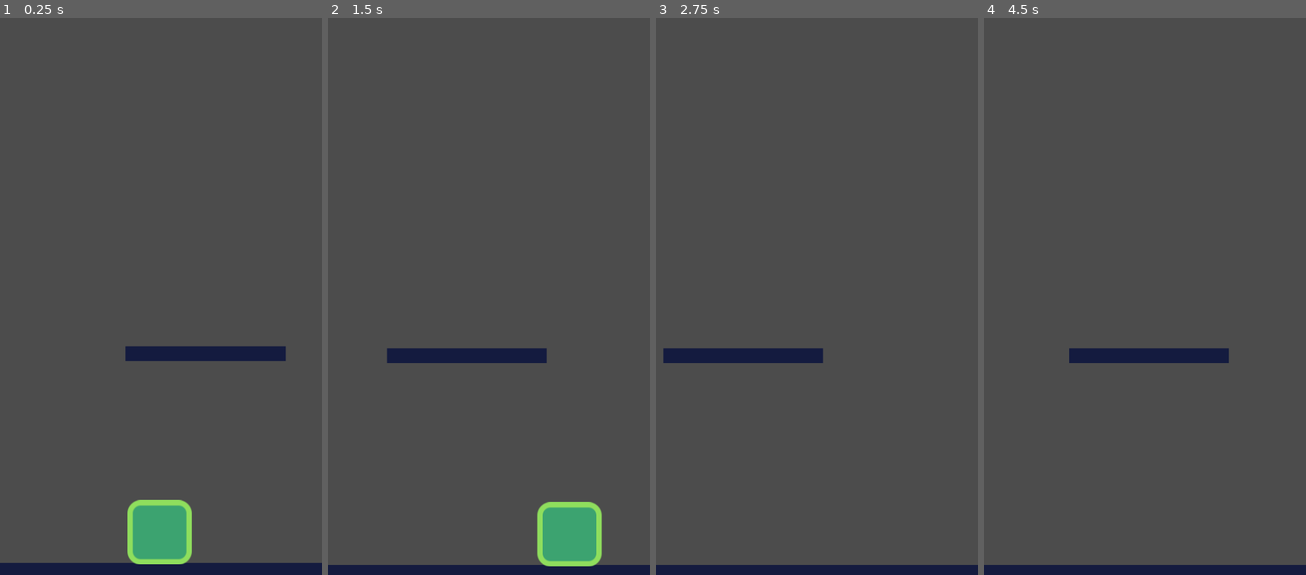
Above: before the commit, frames 1-4 (left to right).
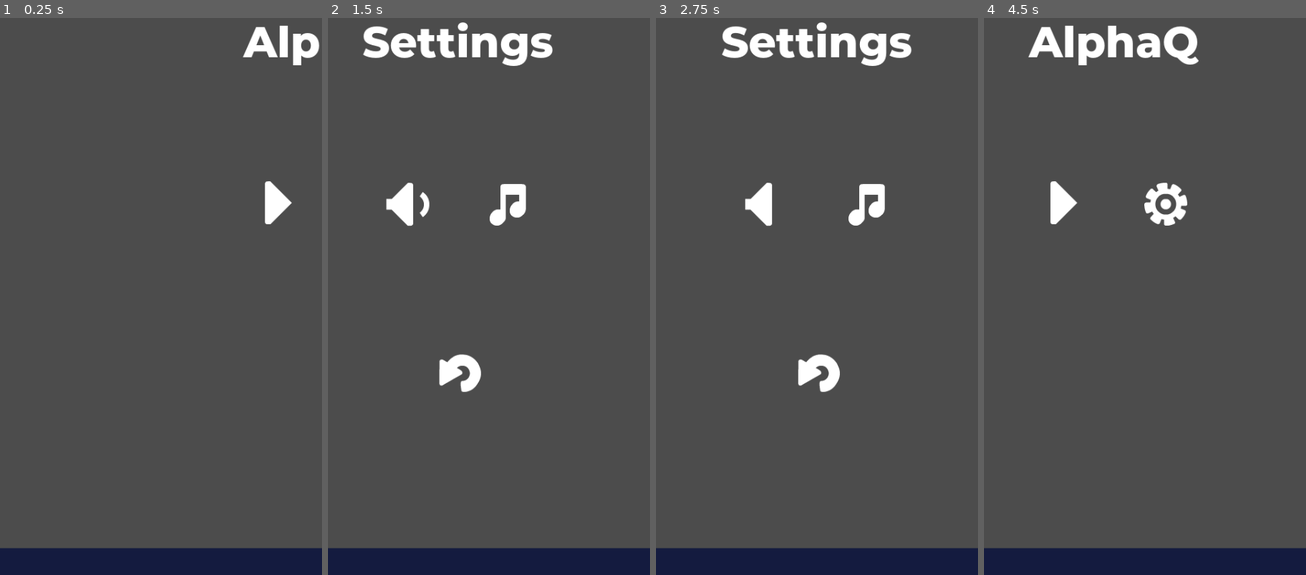
Above: after the commit, the same moments.

Repository: kedar-devs/Alpha-Q
Game: Godot game, scene res://Main.tscn
The game is run twice, just before and just after one commit, with the same random seed, the same clock (stepped at 60 frames per second) and the same inputs.
Inputs (mouse positions are in pixels of both pictures, inside the frame that each line leads up to):
- Up to frame 1 (0.25 s): no input
- Up to frame 2 (1.5 s): click (540, 201) at 0.52 s; move the mouse to (559, 257) at 1.27 s; hold Right (move_right) from 1.28 s (still down); click (559, 257) at 1.42 s
- Up to frame 3 (2.75 s): release Right (move_right) at 2 s; click (765, 201) at 2.02 s
- Up to frame 4 (4.5 s): click (1196, 201) at 2.77 s; click (1145, 368) at 3.52 s; move the mouse to (1080, 318) at 4.27 s; hold Left (move_left) from 4.28 s (still down)

The runs differ from the first frame. In frame 1, 7.0% of the frame differs, in the area x 0-100%, y 1-99%; in frame 2, 9.5%, in the area x 0-100%, y 0-99%; in frame 3, 7.8%; in frame 4, 7.2%.

Commit message:
workable need improvment

Diff:
--- a/Main.tscn
+++ b/Main.tscn
@@ -1,7 +1,10 @@
-[gd_scene load_steps=3 format=2]
+[gd_scene load_steps=6 format=2]
 
 [ext_resource path="res://main.gd" type="Script" id=1]
+[ext_resource path="res://UI/Screens.tscn" type="PackedScene" id=2]
 [ext_resource path="res://Object/LevelTemplate.tscn" type="PackedScene" id=3]
+[ext_resource path="res://UI/ScoreMachine.tscn" type="PackedScene" id=4]
+[ext_resource path="res://start-assets/AUD-20200911-WA0020.ogg" type="AudioStream" id=5]
 
 [node name="main" type="Node"]
 script = ExtResource( 1 )
@@ -18,3 +21,11 @@
 current = true
 smoothing_enabled = true
 smoothing_speed = 8.0
+
+[node name="Screens" parent="." instance=ExtResource( 2 )]
+
+[node name="ScoreMachine" parent="." instance=ExtResource( 4 )]
+
+[node name="Music" type="AudioStreamPlayer" parent="."]
+stream = ExtResource( 5 )
+[connection signal="start_game" from="Screens" to="." method="new_game"]
--- a/Object/MovingObj.gd
+++ b/Object/MovingObj.gd
@@ -2,12 +2,14 @@
 onready var player=preload("res://Object/Tile.tscn")
 signal tilegone
 onready var move_tween=$MoveTween
-var move_range=250
+var move_range=200
 var move_speed=1.0
-var length=1.5
+var length=0.8
 var bredth=0.4
 signal enemyOn
+signal preventPlayer
 func init(_position):
+	print("in position")
 	position=_position
 	$CollisionShape2D.shape=$CollisionShape2D.shape.duplicate()
 	$Sprite.scale=Vector2(length,bredth)
@@ -30,6 +32,7 @@
 	if move_range==0:
 		return
 	move_range*=-1
+	move_speed=20
 	move_tween.interpolate_property(self,"position:x",position.x,position.x+move_range,move_speed,Tween.TRANS_QUAD,Tween.EASE_IN_OUT)
 	move_tween.start()
 
@@ -38,4 +41,10 @@
 
 
 func _on_MovingObj_body_exited(body):
-	emit_signal("enemyOn",body)
+	emit_signal("enemyOn")
+
+
+func _on_MovingObj_area_entered(area):
+	move_range*=-1
+	move_tween.interpolate_property(self,"position:x",position.x,position.x+move_range,move_speed,Tween.TRANS_BACK,Tween.EASE_IN_OUT)
+	move_tween.start()
--- a/Object/MovingObj.tscn
+++ b/Object/MovingObj.tscn
@@ -34,7 +34,9 @@
 "values": [ Color( 1, 1, 1, 1 ), Color( 1, 1, 1, 0 ) ]
 }
 
-[node name="MovingObj" type="Area2D"]
+[node name="MovingObj" type="Area2D" groups=[
+"blocks",
+]]
 position = Vector2( 249.065, 426.692 )
 collision_layer = 4
 collision_mask = 11
@@ -55,6 +57,7 @@
 
 [node name="AnimationPlayer" type="AnimationPlayer" parent="."]
 anims/free = SubResource( 2 )
+[connection signal="area_entered" from="." to="." method="_on_MovingObj_area_entered"]
 [connection signal="body_exited" from="." to="." method="_on_MovingObj_body_exited"]
 [connection signal="screen_exited" from="VisibilityNotifier2D" to="." method="_on_VisibilityNotifier2D_screen_exited"]
 [connection signal="tween_completed" from="MoveTween" to="." method="set_tween"]
--- a/Object/Tile.gd
+++ b/Object/Tile.gd
@@ -1,16 +1,28 @@
 extends Actor
 signal captured
-
+signal dead
 signal released
+var jump_height=0
+var up=0
+var dir=0
 func _physics_process(delta):
 	var jump_interrept=Input.is_action_just_released("move_up") and velocity.y<0.0
-	var direction=get_direction()
+	var direction=get_direction(up)
 
 	velocity=cal_velocity(velocity,speed,direction,jump_interrept)
 	velocity=move_and_slide(velocity)
-func get_direction():
-	return Vector2(Input.get_action_strength("move_right")-Input.get_action_strength("move_left"),-1 if Input.is_action_just_pressed("move_up") else 0.0)
+func get_direction(up):
+	return Vector2(Input.get_action_strength("move_right")-Input.get_action_strength("move_left"),up)
+func _unhandled_input(event):
 
+	if event is InputEventScreenTouch and event.pressed:
+		print("going up")
+		up=-1
+		#get_direction(up)
+	#if jump_height==0:
+	#	print("in else")
+	#	up=0
+	#	get_direction(up)
 func cal_velocity(linear_velocity:Vector2,speed:Vector2,direction:Vector2,jump_interrept:bool):
 
 	var new_velocity=linear_velocity
@@ -20,8 +32,19 @@
 		gravity=4000
 	new_velocity.y=gravity*get_physics_process_delta_time()*3
 	if direction.y==-1.0:
-
-		new_velocity.y=speed.y*direction.y
+		$Jump.play()
+		dir=-1
+		jump_height=45
+		up=0
+	if jump_height>0:
+		new_velocity.y+=(speed.y*dir)
+		jump_height-=1
+		print(new_velocity,jump_height)
+	else:
+		up=0
+		dir=0
+		$Jump.stop()
+		new_velocity.y=gravity*get_physics_process_delta_time()*3
 	if jump_interrept:
 		new_velocity.y=0.0
 
@@ -30,12 +53,13 @@
 
 func stopfalling():
 	if velocity.y<0:
-		velocity.y*=-1
+		velocity.y=gravity
+		print('in here',velocity.y)
 		return
 	gravity=0
-
 	velocity=move_and_slide(Vector2.ZERO)
-
+	up=-1
+	dir=-1
 
 func jump():
 	print("in jump")
@@ -45,15 +69,22 @@
 
 
 func _on_VisibilityNotifier2D_screen_exited():
+	emit_signal("dead")
 	queue_free()
 
 
 func _on_Detectort_area_entered(area):
-
-	emit_signal("captured",area)
+	if velocity.y>0:
+		print("is captured")
+		$Captured.play()
+		emit_signal("captured",area)
+	else:
+		velocity.y=gravity
+		dir=1
 
 
 func _on_Detectort_body_entered(body):
+	emit_signal("dead")
 	queue_free()
 
 
--- a/Object/Tile.tscn
+++ b/Object/Tile.tscn
@@ -1,7 +1,9 @@
-[gd_scene load_steps=5 format=2]
+[gd_scene load_steps=8 format=2]
 
 [ext_resource path="res://start-assets/player.png" type="Texture" id=1]
 [ext_resource path="res://Object/Tile.gd" type="Script" id=2]
+[ext_resource path="res://start-assets/audio/70.ogg" type="AudioStream" id=3]
+[ext_resource path="res://start-assets/audio/88.ogg" type="AudioStream" id=4]
 
 [sub_resource type="RectangleShape2D" id=1]
 extents = Vector2( 48.7779, 45.6159 )
@@ -9,32 +11,49 @@
 [sub_resource type="RectangleShape2D" id=2]
 extents = Vector2( 48.1992, 52.3043 )
 
+[sub_resource type="RectangleShape2D" id=3]
+extents = Vector2( 41.1838, 31.8194 )
+
 [node name="Tile" type="KinematicBody2D"]
 position = Vector2( 230.306, 188.523 )
 collision_mask = 30
 script = ExtResource( 2 )
-speed = Vector2( 600, 24000 )
+speed = Vector2( 600, 800 )
 gravity = 4000.0
 
 [node name="Sprite" type="Sprite" parent="."]
 position = Vector2( 0, -0.29538 )
+scale = Vector2( 0.7, 0.7 )
 texture = ExtResource( 1 )
 
 [node name="CollisionShape2D" type="CollisionShape2D" parent="."]
 position = Vector2( 0.634567, 0.0463562 )
+scale = Vector2( 0.7, 0.7 )
 shape = SubResource( 1 )
 
 [node name="VisibilityNotifier2D" type="VisibilityNotifier2D" parent="."]
-visible = false
-position = Vector2( 1.41588, -49.5534 )
-scale = Vector2( 4.63392, 5.29463 )
+position = Vector2( -0.267823, -0.726394 )
+scale = Vector2( 3.51146, 3.58288 )
 
 [node name="Detectort" type="Area2D" parent="."]
 collision_mask = 6
 
 [node name="CollisionShape2D" type="CollisionShape2D" parent="Detectort"]
 modulate = Color( 0.945098, 0.0313726, 0.847059, 1 )
+scale = Vector2( 0.7, 0.7 )
 shape = SubResource( 2 )
+
+[node name="Jump" type="AudioStreamPlayer" parent="."]
+stream = ExtResource( 3 )
+
+[node name="Captured" type="AudioStreamPlayer" parent="."]
+stream = ExtResource( 4 )
+
+[node name="PlatformPreventor" type="Area2D" parent="."]
+collision_mask = 0
+
+[node name="CollisionShape2D" type="CollisionShape2D" parent="PlatformPreventor"]
+shape = SubResource( 3 )
 [connection signal="screen_exited" from="VisibilityNotifier2D" to="." method="_on_VisibilityNotifier2D_screen_exited"]
 [connection signal="area_entered" from="Detectort" to="." method="_on_Detectort_area_entered"]
 [connection signal="area_exited" from="Detectort" to="." method="_on_Detectort_area_exited"]
--- /dev/null
+++ b/UI/BaseScreen.gd
@@ -0,0 +1,9 @@
+extends CanvasLayer
+onready var tween=$Tween
+
+func appear():
+	tween.interpolate_property(self,"offset:x",500,0,0.5,Tween.TRANS_BACK,Tween.EASE_IN_OUT)
+	tween.start()
+func disappear():
+	tween.interpolate_property(self,"offset:x",0,500,0.5,Tween.TRANS_BACK,Tween.EASE_IN_OUT)
+	tween.start()
--- /dev/null
+++ b/UI/BaseScreen.tscn
@@ -0,0 +1,59 @@
+[gd_scene load_steps=4 format=2]
+
+[ext_resource path="res://start-assets/montserrat_extrabold.otf" type="DynamicFontData" id=1]
+[ext_resource path="res://UI/BaseScreen.gd" type="Script" id=2]
+
+[sub_resource type="DynamicFont" id=1]
+size = 64
+font_data = ExtResource( 1 )
+
+[node name="BaseScreen" type="CanvasLayer"]
+offset = Vector2( 500, 0 )
+transform = Transform2D( 1, 0, 0, 1, 500, 0 )
+script = ExtResource( 2 )
+
+[node name="MarginContainer" type="MarginContainer" parent="."]
+anchor_right = 1.0
+anchor_bottom = 1.0
+custom_constants/margin_right = 20
+custom_constants/margin_top = 20
+custom_constants/margin_left = 20
+custom_constants/margin_bottom = 20
+__meta__ = {
+"_edit_use_anchors_": false
+}
+
+[node name="VBoxContainer" type="VBoxContainer" parent="MarginContainer"]
+margin_left = 20.0
+margin_top = 20.0
+margin_right = 460.0
+margin_bottom = 834.0
+custom_constants/separation = 150
+__meta__ = {
+"_edit_use_anchors_": false
+}
+
+[node name="Label" type="Label" parent="MarginContainer/VBoxContainer"]
+margin_right = 440.0
+margin_bottom = 79.0
+custom_fonts/font = SubResource( 1 )
+text = "Title"
+align = 1
+valign = 1
+autowrap = true
+
+[node name="Buttons" type="HBoxContainer" parent="MarginContainer/VBoxContainer"]
+margin_top = 229.0
+margin_right = 440.0
+margin_bottom = 229.0
+custom_constants/separation = 50
+alignment = 1
+
+[node name="Buttons2" type="HBoxContainer" parent="MarginContainer/VBoxContainer"]
+margin_top = 379.0
+margin_right = 440.0
+margin_bottom = 379.0
+custom_constants/separation = 50
+alignment = 1
+
+[node name="Tween" type="Tween" parent="."]
--- /dev/null
+++ b/UI/GameOverScreen.tscn
@@ -0,0 +1,33 @@
+[gd_scene load_steps=4 format=2]
+
+[ext_resource path="res://UI/BaseScreen.tscn" type="PackedScene" id=1]
+[ext_resource path="res://start-assets/images/buttons/home.png" type="Texture" id=2]
+[ext_resource path="res://start-assets/images/buttons/return.png" type="Texture" id=3]
+
+[node name="GameOverScreen" instance=ExtResource( 1 )]
+
+[node name="Label" parent="MarginContainer/VBoxContainer" index="0"]
+text = "Game Over"
+
+[node name="Buttons" parent="MarginContainer/VBoxContainer" index="1"]
+margin_bottom = 329.0
+
+[node name="Home" type="TextureButton" parent="MarginContainer/VBoxContainer/Buttons" index="0" groups=[
+"buttons",
+]]
+margin_left = 95.0
+margin_right = 195.0
+margin_bottom = 100.0
+texture_normal = ExtResource( 2 )
+
+[node name="Play" type="TextureButton" parent="MarginContainer/VBoxContainer/Buttons" index="1" groups=[
+"buttons",
+]]
+margin_left = 245.0
+margin_right = 345.0
+margin_bottom = 100.0
+texture_normal = ExtResource( 3 )
+
+[node name="Buttons2" parent="MarginContainer/VBoxContainer" index="2"]
+margin_top = 479.0
+margin_bottom = 479.0
--- /dev/null
+++ b/UI/ScoreMachine.gd
@@ -0,0 +1,13 @@
+extends CanvasLayer
+func show_message(text):
+	$Message.text=text
+	$AnimationPlayer.play("display")
+func _ready():
+	$Message.rect_pivot_offset=$Message.rect_size/2
+func hide():
+	$MarginContainer.hide()
+func show():
+	$MarginContainer.show()
+	$MarginContainer/HBoxContainer.show()
+func update_score(value):
+	$MarginContainer/HBoxContainer/Score.text=str(value)
--- /dev/null
+++ b/UI/ScoreMachine.tscn
@@ -0,0 +1,131 @@
+[gd_scene load_steps=7 format=2]
+
+[ext_resource path="res://start-assets/montserrat_extrabold.otf" type="DynamicFontData" id=1]
+[ext_resource path="res://UI/ScoreMachine.gd" type="Script" id=2]
+
+[sub_resource type="DynamicFont" id=1]
+size = 36
+font_data = ExtResource( 1 )
+
+[sub_resource type="DynamicFont" id=2]
+size = 64
+font_data = ExtResource( 1 )
+
+[sub_resource type="Animation" id=3]
+resource_name = "display"
+length = 0.8
+tracks/0/type = "value"
+tracks/0/path = NodePath("Message:visible")
+tracks/0/interp = 1
+tracks/0/loop_wrap = true
+tracks/0/imported = false
+tracks/0/enabled = true
+tracks/0/keys = {
+"times": PoolRealArray( 0 ),
+"transitions": PoolRealArray( 1 ),
+"update": 1,
+"values": [ true ]
+}
+tracks/1/type = "value"
+tracks/1/path = NodePath("Message:modulate")
+tracks/1/interp = 1
+tracks/1/loop_wrap = true
+tracks/1/imported = false
+tracks/1/enabled = true
+tracks/1/keys = {
+"times": PoolRealArray( 0, 0.8 ),
+"transitions": PoolRealArray( 1, 1 ),
+"update": 0,
+"values": [ Color( 1, 1, 1, 1 ), Color( 1, 1, 1, 0 ) ]
+}
+tracks/2/type = "value"
+tracks/2/path = NodePath("Message:custom_fonts/font:size")
+tracks/2/interp = 1
+tracks/2/loop_wrap = true
+tracks/2/imported = false
+tracks/2/enabled = true
+tracks/2/keys = {
+"times": PoolRealArray( 0, 0.8 ),
+"transitions": PoolRealArray( 1, 1 ),
+"update": 0,
+"values": [ 64, 190 ]
+}
+
+[sub_resource type="Animation" id=4]
+resource_name = "init"
+length = 0.1
+tracks/0/type = "value"
+tracks/0/path = NodePath("Message:visible")
+tracks/0/interp = 1
+tracks/0/loop_wrap = true
+tracks/0/imported = false
+tracks/0/enabled = true
+tracks/0/keys = {
+"times": PoolRealArray( 0 ),
+"transitions": PoolRealArray( 1 ),
+"update": 1,
+"values": [ false ]
+}
+
+[node name="ScoreMachine" type="CanvasLayer"]
+script = ExtResource( 2 )
+
+[node name="MarginContainer" type="MarginContainer" parent="."]
+anchor_top = 1.0
+anchor_right = 1.0
+anchor_bottom = 1.0
+margin_top = -85.0
+custom_constants/margin_right = 20
+custom_constants/margin_top = 20
+custom_constants/margin_left = 20
+custom_constants/margin_bottom = 20
+__meta__ = {
+"_edit_use_anchors_": false
+}
+
+[node name="HBoxContainer" type="HBoxContainer" parent="MarginContainer"]
+margin_left = 20.0
+margin_top = 20.0
+margin_right = 460.0
+margin_bottom = 65.0
+alignment = 2
+__meta__ = {
+"_edit_use_anchors_": false
+}
+
+[node name="ScoreText" type="Label" parent="MarginContainer/HBoxContainer"]
+margin_left = 328.0
+margin_right = 436.0
+margin_bottom = 45.0
+custom_fonts/font = SubResource( 1 )
+text = "Score"
+align = 2
+valign = 1
+
+[node name="Score" type="Label" parent="MarginContainer/HBoxContainer"]
+margin_left = 440.0
+margin_top = 15.0
+margin_right = 440.0
+margin_bottom = 29.0
+
+[node name="Message" type="Label" parent="."]
+anchor_left = 0.5
+anchor_top = 0.5
+anchor_right = 0.5
+anchor_bottom = 0.5
+margin_left = -390.0
+margin_top = -100.5
+margin_right = 390.0
+margin_bottom = 100.5
+custom_fonts/font = SubResource( 2 )
+text = "message"
+align = 1
+valign = 1
+__meta__ = {
+"_edit_use_anchors_": false
+}
+
+[node name="AnimationPlayer" type="AnimationPlayer" parent="."]
+autoplay = "init"
+anims/display = SubResource( 3 )
+anims/init = SubResource( 4 )
--- /dev/null
+++ b/UI/Screens.gd
@@ -0,0 +1,46 @@
+extends Node
+
+
+signal start_game
+var current_screen=null
+var sound_button={true:preload("res://start-assets/images/buttons/audioOn.png"),false:preload("res://start-assets/images/buttons/audioOff.png")}
+var music_button={true:preload("res://start-assets/images/buttons/musicOn.png"),false:preload("res://start-assets/images/buttons/musicOff.png")}
+func _ready():
+	register_buttons()
+	change_screen($TittleScreen)
+func register_buttons():
+	var buttons=get_tree().get_nodes_in_group("buttons")
+	for button in buttons:
+		button.connect("pressed",self,"_on_button_pressed",[button])
+func _on_button_pressed(button):
+	if Settings.enable_sound:
+		$Click.play()
+	match button.name:
+		"Home":
+			 change_screen($TittleScreen)
+		"Play":
+			change_screen(null)
+			yield(get_tree().create_timer(0.5),"timeout")
+			emit_signal("start_game")
+		"Settings":
+			change_screen($SettingScreen)
+		"Return":
+			change_screen($TittleScreen)
+		"Sound":
+			Settings.enable_sound=!Settings.enable_sound
+			button.texture_normal=sound_button[Settings.enable_sound]
+
+		"Music":
+			Settings.enable_music=!Settings.enable_music
+			button.texture_normal=music_button[Settings.enable_music]
+
+func change_screen(new_screen):
+	if current_screen:
+		current_screen.disappear()
+		yield(current_screen.tween,"tween_completed")
+	current_screen=new_screen
+	if new_screen:
+		current_screen.appear()
+		yield(current_screen.tween,"tween_completed")
+func game_over():
+	change_screen($GameOverScreen)
--- /dev/null
+++ b/UI/Screens.tscn
@@ -0,0 +1,19 @@
+[gd_scene load_steps=6 format=2]
+
+[ext_resource path="res://UI/GameOverScreen.tscn" type="PackedScene" id=1]
+[ext_resource path="res://UI/TittleScreen.tscn" type="PackedScene" id=2]
+[ext_resource path="res://UI/SettingScreen.tscn" type="PackedScene" id=3]
+[ext_resource path="res://UI/Screens.gd" type="Script" id=4]
+[ext_resource path="res://start-assets/audio/menu_click.wav" type="AudioStream" id=5]
+
+[node name="Screens" type="Node"]
+script = ExtResource( 4 )
+
+[node name="TittleScreen" parent="." instance=ExtResource( 2 )]
+
+[node name="SettingScreen" parent="." instance=ExtResource( 3 )]
+
+[node name="GameOverScreen" parent="." instance=ExtResource( 1 )]
+
+[node name="Click" type="AudioStreamPlayer" parent="."]
+stream = ExtResource( 5 )
--- /dev/null
+++ b/UI/SettingScreen.tscn
@@ -0,0 +1,42 @@
+[gd_scene load_steps=5 format=2]
+
+[ext_resource path="res://UI/BaseScreen.tscn" type="PackedScene" id=1]
+[ext_resource path="res://start-assets/images/buttons/musicOn.png" type="Texture" id=2]
+[ext_resource path="res://start-assets/images/buttons/return.png" type="Texture" id=3]
+[ext_resource path="res://start-assets/images/buttons/audioOn.png" type="Texture" id=4]
+
+[node name="SettingScreen" instance=ExtResource( 1 )]
+
+[node name="Label" parent="MarginContainer/VBoxContainer" index="0"]
+text = "Settings"
+
+[node name="Buttons" parent="MarginContainer/VBoxContainer" index="1"]
+margin_bottom = 329.0
+
+[node name="Sound" type="TextureButton" parent="MarginContainer/VBoxContainer/Buttons" index="0" groups=[
+"buttons",
+]]
+margin_left = 95.0
+margin_right = 195.0
+margin_bottom = 100.0
+texture_normal = ExtResource( 4 )
+
+[node name="Music" type="TextureButton" parent="MarginContainer/VBoxContainer/Buttons" index="1" groups=[
+"buttons",
+]]
+margin_left = 245.0
+margin_right = 345.0
+margin_bottom = 100.0
+texture_normal = ExtResource( 2 )
+
+[node name="Buttons2" parent="MarginContainer/VBoxContainer" index="2"]
+margin_top = 479.0
+margin_bottom = 579.0
+
+[node name="Return" type="TextureButton" parent="MarginContainer/VBoxContainer/Buttons2" index="0" groups=[
+"buttons",
+]]
+margin_left = 170.0
+margin_right = 270.0
+margin_bottom = 100.0
+texture_normal = ExtResource( 3 )
--- /dev/null
+++ b/UI/TittleScreen.tscn
@@ -0,0 +1,33 @@
+[gd_scene load_steps=4 format=2]
+
+[ext_resource path="res://UI/BaseScreen.tscn" type="PackedScene" id=1]
+[ext_resource path="res://start-assets/images/buttons/right.png" type="Texture" id=2]
+[ext_resource path="res://start-assets/images/buttons/gear.png" type="Texture" id=3]
+
+[node name="TittleScreen" instance=ExtResource( 1 )]
+
+[node name="Label" parent="MarginContainer/VBoxContainer" index="0"]
+text = "AlphaQ"
+
+[node name="Buttons" parent="MarginContainer/VBoxContainer" index="1"]
+margin_bottom = 329.0
+
+[node name="Play" type="TextureButton" parent="MarginContainer/VBoxContainer/Buttons" index="0" groups=[
+"buttons",
+]]
+margin_left = 95.0
+margin_right = 195.0
+margin_bottom = 100.0
+texture_normal = ExtResource( 2 )
+
+[node name="Settings" type="TextureButton" parent="MarginContainer/VBoxContainer/Buttons" index="1" groups=[
+"buttons",
+]]
+margin_left = 245.0
+margin_right = 345.0
+margin_bottom = 100.0
+texture_normal = ExtResource( 3 )
+
+[node name="Buttons2" parent="MarginContainer/VBoxContainer" index="2"]
+margin_top = 479.0
+margin_bottom = 479.0
--- a/main.gd
+++ b/main.gd
@@ -9,19 +9,24 @@
 var modes=EnemyExists.OFF
 func _ready():
 	randomize()
-	new_game()
+	$ScoreMachine.hide()
 func new_game():
 	level=0
 	score=0
+	$ScoreMachine.update_score(score)
 	$Camera2D.position = $StartPosition.position+Vector2(0,-400)
 	player=Block.instance()
 	player.position=$StartPosition.position
 	add_child(player)
 	player.connect("captured",self,"_on_player_landed")
 	player.connect("released",self,"_free_tile")
+	player.connect("dead",self,"_game_over")
 
 	spawn_tile($StartPosition.position)
-
+	$ScoreMachine.show()
+	$ScoreMachine.show_message("JUMP!!")
+	if Settings.enable_music:
+		$Music.play()
 
 func spawn_enimies(_position):
 	var enemy=Enemy.instance()
@@ -42,26 +47,63 @@
 	var _mode=choices([10,level])
 
 	var platform=Tile.instance()
+	var platform1=Tile.instance()
+	var platform2=Tile.instance()
+
+	var platform4=Tile.instance()
+	var platform5=Tile.instance()
+
 	if _position==null:
 		var x=rand_range(1,1)
-		var y=rand_range(-300,-150)
+		var y=rand_range(-600,-500)
 		_position=player.position+Vector2(x,y)
+		add_child(platform)
+		add_child(platform1)
+		add_child(platform2)
+		platform.init(_position)
+		platform1.init(_position+Vector2(150,228))
+		platform2.init(_position+Vector2(-175,-228))
+		platform.connect("enemyOn",self,"_prevent_fall")
+		platform.connect("preventPlayer",self,"_make_fall")
+		platform1.connect("enemyOn",self,"_prevent_fall")
+		platform1.connect("preventPlayer",self,"_make_fall")
+		platform2.connect("enemyOn",self,"_prevent_fall")
+		platform2.connect("preventPlayer",self,"_make_fall")
 	else:
-		_position=_position+Vector2(100,-250)
-	add_child(platform)
-
-	platform.init(_position)
-	platform.connect("enemyOn",self,"_prevent_fall")
+		_position=_position+Vector2(0,-400)
+		add_child(platform2)
+		add_child(platform5)
+		add_child(platform)
+		add_child(platform1)
+		add_child(platform4)
+		platform2.init(_position+Vector2(-175,-228))
+		platform5.init(_position+Vector2(175,228))
+		platform2.connect("enemyOn",self,"_prevent_fall")
+		platform2.connect("preventPlayer",self,"_make_fall")
+		platform.init(_position)
+		platform1.init(_position+Vector2(150,-114))
+		platform4.init(_position+Vector2(175,114))
+		platform.connect("enemyOn",self,"_prevent_fall")
+		platform.connect("preventPlayer",self,"_make_fall")
+		platform1.connect("enemyOn",self,"_prevent_fall")
+		platform1.connect("preventPlayer",self,"_make_fall")
+		platform4.connect("enemyOn",self,"_prevent_fall")
+		platform4.connect("preventPlayer",self,"_make_fall")
+		platform5.connect("enemyOn",self,"_prevent_fall")
+		platform5.connect("preventPlayer",self,"_make_fall")
 	set_enemy(_mode,_position)
 	#spawn_enimies(_position+Vector2(0,-25))
 func _on_player_landed(object):
 	print("in landing ")
 	player.stopfalling()
-	$Camera2D.position=object.position+Vector2(0,-150)
+	$Camera2D.position=object.position+Vector2(0,-400)
 	call_deferred("spawn_tile")
 	score+=1
+	$ScoreMachine.update_score(score)
+
 	if(score%5==0):
 		level+=1
+		$ScoreMachine.show_message("Level")
 
 func _on_enemy_killed(object):
 	queue_free()
@@ -72,6 +114,9 @@
 		object.changedir()
 	else:
 		return
+func _move_fall():
+	pass
+
 func _free_tile(object):
 	object.disappear()
 
@@ -85,3 +130,8 @@
 		if num<weights[i]:
 			return i
 		num-=weights[i]
+func _game_over():
+	get_tree().call_group("blocks","disappear")
+	$Music.stop()
+	$ScoreMachine.hide()
+	$Screens.game_over()
--- a/project.godot
+++ b/project.godot
@@ -23,6 +23,10 @@
 config/name="Monkey_Jumper"
 run/main_scene="res://Main.tscn"
 config/icon="res://icon.png"
+
+[autoload]
+
+Settings="*res://settings.gd"
 
 [display]
 
--- /dev/null
+++ b/settings.gd
@@ -0,0 +1,34 @@
+extends Node
+
+var enable_sound=true
+var enable_music=true
+
+var blocks_per_level=5
+
+var color_shemes={
+	"NEON1":{
+		"background":Color8(0,0,0),
+		"player_body":Color8(203,255,0),
+		"player_trail":Color8(204,0,255),
+		"circle_fill":Color8(255,0,110),
+		"circle_static":Color8(0,255,102),
+		"circle_limited":Color8(204,0,255)
+	},
+	"NEON2":{
+		"background":Color8(0,0,0),
+		"player_body":Color8(246,255,0),
+		"player_trail":Color8(255,255,255),
+		"circle_fill":Color8(255,0,110),
+		"circle_static":Color8(151,255,48),
+		"circle_limited":Color8(127,0,255)
+	},
+	"NEON3":{
+		"background":Color8(0,0,0),
+		"player_body":Color8(255,0,187),
+		"player_trail":Color8(255,148,0),
+		"circle_fill":Color8(255,148,0),
+		"circle_static":Color8(170,255,8),
+		"circle_limited":Color8(204,0,255)
+	}
+}
+var theme=color_shemes["NEON1"]
Not shown, added: start-assets/AUD-20200911-WA0020.ogg.import
Not shown, added: start-assets/audio/08.ogg.import
Not shown, added: start-assets/audio/20.ogg.import
Not shown, added: start-assets/audio/22.ogg.import
Not shown, added: start-assets/audio/29.ogg.import
Not shown, added: start-assets/audio/45.ogg.import
Not shown, added: start-assets/audio/55.ogg.import
Not shown, added: start-assets/audio/70.ogg.import
Not shown, added: start-assets/audio/88.ogg.import
Not shown, added: start-assets/audio/89.ogg.import
Not shown, added: start-assets/audio/Music_Light-Puzzles.ogg.import
Not shown, added: start-assets/audio/menu_click.wav.import
(and 37 more such lines)
